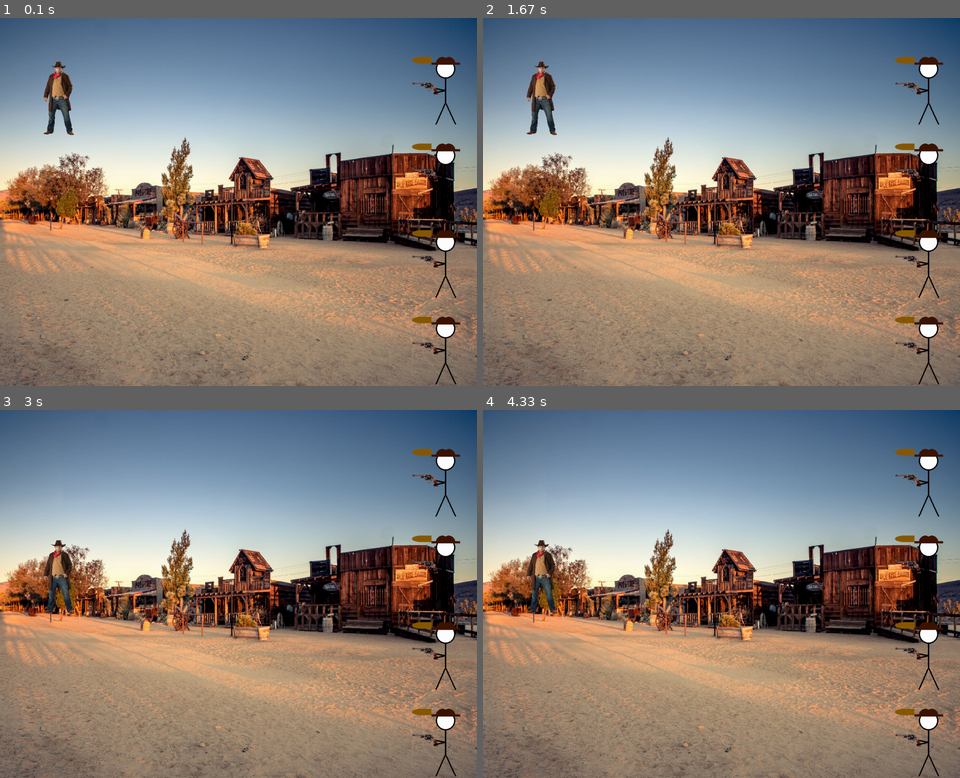
Above: before the commit, frames 1-4 (two rows, left to right).
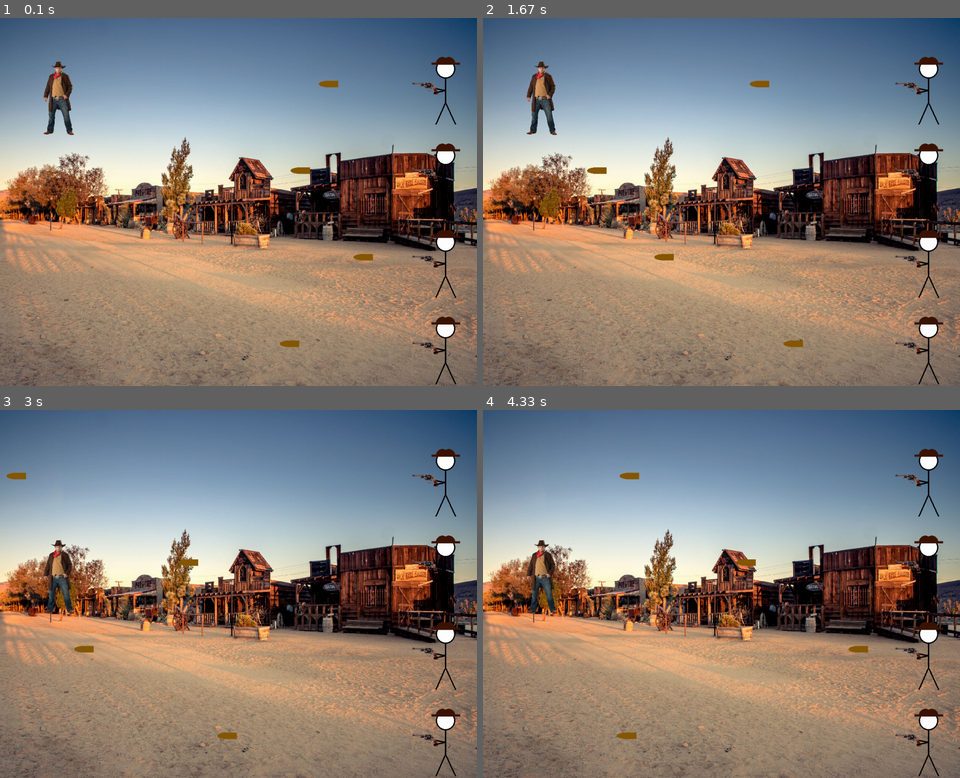
Above: after the commit, the same moments.

Repository: enzosuname/pygamefirst
Game: pygame game, started from Unit7.py
The game is run twice, just before and just after one commit, with the same random seed, the same clock (stepped at 60 frames per second) and the same inputs.
Inputs:
- Up to frame 1 (0.1 s): no input
- Up to frame 2 (1.67 s): hold Up 0.33-0.8 s; hold Down 0.83-1.3 s; hold Up from 1.33 s (still down)
- Up to frame 3 (3 s): release Up at 1.8 s; hold Down 1.83-2.3 s; hold Up 2.33-2.8 s; hold Down from 2.83 s (still down)
- Up to frame 4 (4.33 s): release Down at 3.3 s; hold Up 3.33-3.8 s; hold Down 3.83-4.3 s

The runs differ from the first frame. In frame 1, 0.6% of the frame differs, in the area x 58-91%, y 10-90%; in frame 2, 0.6%; in frame 3, 0.5%; in frame 4, 0.6%.

Commit message:
started coding movement

Diff:
--- a/Unit7.py
+++ b/Unit7.py
@@ -20,6 +20,31 @@
 FPS = 60
 
 # def for similar attributes
+class bullet:
+    def __init__(self, display, x, y, width=45.5, height=15):
+        self.display = display
+        self.x = x
+        self.y = y
+        self.x_velo = r.randint(5, 50)
+        self.width = width
+        self.height = height
+
+        # self.last = g.time.get_ticks()
+        # self.cooldown = 500
+
+    def shoot_bullet(self):
+        if self.x < 0:
+            self.x = 885
+        self.x -= self.x_velo
+
+    def draw_bullet(self):
+        g.draw.ellipse(screen, BULLET, [0 + self.x, 0 + self.y, 45, 15])
+        g.draw.rect(screen, BULLET, [22.5 + self.x, 0 + self.y, 23, 15])
+
+        # now = g.time.get_ticks()
+        # if now - self.last >= self.cooldown:
+        #     self.last = now
+        #     g.draw.ellipse(screen, BULLET, [500,500,500,500])
 
 class enema:
     def __init__(self, display, x, y, width, height):
@@ -51,31 +76,30 @@
         g.draw.circle(screen, HAT, [70 + self.x, 15 + self.y], 15, draw_top_right=True, draw_top_left=True)
         g.draw.circle(screen, HAT, [85 + self.x, 15 + self.y], 15, draw_top_right=True, draw_top_left=True)
 
-    def draw_bullet(self):
-
-        g.draw.ellipse(screen, BULLET, [0 + self.x, 0 + self.y, 45, 15])
-        g.draw.rect(screen, BULLET, [22.5 + self.x, 0 + self.y, 23, 15])
-
 class man:
-    def __init__(self, display, x, y, width, height):
+    def __init__(self, display, x, y, width=70, height=170):
         self.display = display
         self.x = x
         self.y = y
         self.width = width
         self.height = height
         self.cowboy = g.image.load('cowboy.png').convert_alpha()
+        self.counter = 0
 
     def draw_good_man(self):
-        self.cowboy = g.transform.scale(self.cowboy, [70, 170])
+        self.cowboy = g.transform.scale(self.cowboy, [self.width, self.height])
         self.display.blit(self.cowboy, [100 + self.x, 100 + self.y])
 
-    # def player_keys(self):
-    #     keys = g.key.get_pressed()
-    #
-    #     if keys[g.K_UP]:
-    #         self.y -= 200
-    #     elif keys[g.K_DOWN]:
-    #         self.y += 200
+    def is_collided(self, other):
+        #g.draw.rect(self.display, RED, [0, 0, 1900 - self.counter * 10, 100])
+        # text = font.render(f"Yeouch! {190 - self.counter} health remaining!", True, BLACK)
+        # screen.blit(text, [250, 250])
+        if (self.x <= other.x <= self.x+self.width or self.x <= other.x+other.width\
+                <= self.x+self.width) and (self.y < other.y < self.y+self.height or \
+                self.y < other.y+other.height < self.y+self.height):
+
+            self.counter += 1
+
 
 
 #########################################################
@@ -95,9 +119,9 @@
 
 bullet_list = []
 for call in range(4):
-    bullet_list.append(enema(screen, 500, 0 - (call * 200), 0, 0))
+    bullet_list.append(bullet(screen, 885, 745 - (call * 200)))
 
-dude = man(screen, 0, 0, 0, 0)
+dude = man(screen, 0, 0)
 
 
 
@@ -122,7 +146,12 @@
 
     for enema in enema_list:
         enema.draw_man()
-        enema.draw_bullet()
+
+    for bullet in bullet_list:
+        bullet.draw_bullet()
+        bullet.shoot_bullet()
+        if dude.is_collided(bullet):
+            running = False
 
     dude.draw_good_man()
 
